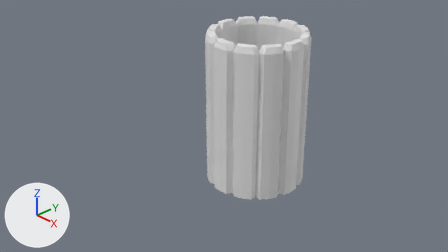
Renders of the Blender file mug/vaso.blend from each side of a commit.
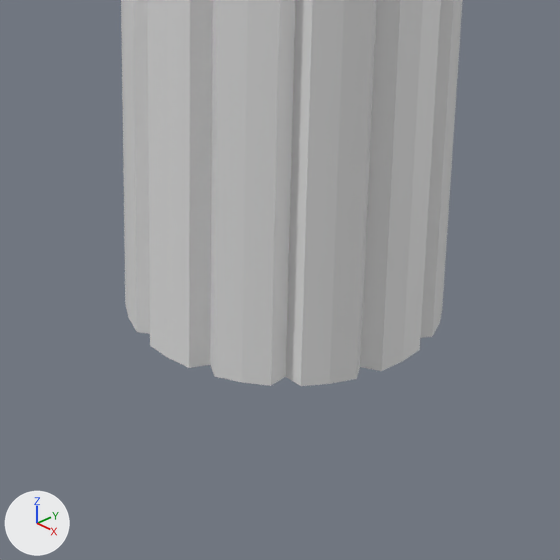
The first picture shows the older version from the file's camera 'Camera'. The close-ups show both versions on the part from 38% to 75% of the width and 33% to 100% of the height of that picture. Lighting does not change. The marker at lower left points along +X, +Y and +Z.

Before the edit, the objects in view are built like this:
```python
me_cube_001 = bpy.data.meshes.new('Cube.001')
me_cube_001.from_pydata(...)  # 17 vertices, 11 faces; spans x 0.0..0.22, y -0.1..0.1, z -1.41..1.54
# before: 3 (0.15, -0.1, -1.41), 9 (0.0, -0.1, -1.41)
ob_cube = bpy.data.objects.new('Cube', me_cube_001)
ob_cube.location = (0.0, 0.0, 0.0)
_m = ob_cube.modifiers.new('Mirror', 'MIRROR')
_m.use_clip = True
_m = ob_cube.modifiers.new('Array', 'ARRAY')
_m.count = 12
_m.constant_offset_displace = (0.0, 0.0, 0.0)
_m.use_merge_vertices = True
_m = ob_cube.modifiers.new('SimpleDeform', 'SIMPLE_DEFORM')
_m.deform_method = 'BEND'
_m.deform_axis = 'Z'
_m.factor = 6.283
_m.angle = 6.283
```
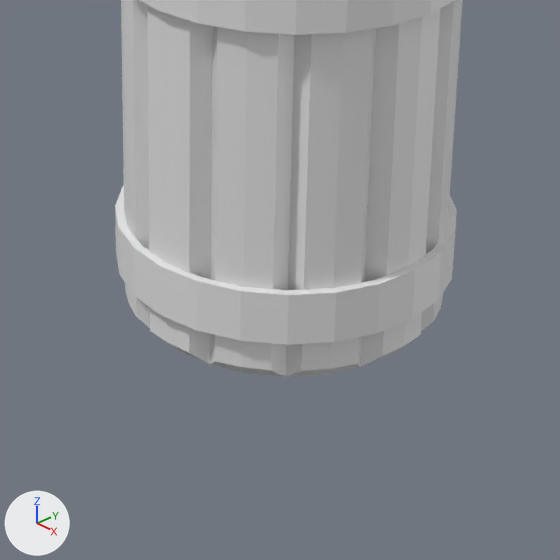
The change, as a diff of the scene's bpy script:
```diff
--- a/mug/vaso.blend.py
+++ b/mug/vaso.blend.py
@@ me_cube_001 @@
 me_cube_001.from_pydata(...)  # 17 vertices, 11 faces; spans x 0.0..0.22, y -0.1..0.1, z -1.41..1.54
 # used by ob_cube; location = (0.0, 0.0, 0.0)
 # verts and faces of me_cube_001; kept vertices keep their numbers, new ones are numbered from 17
+# me_cube_001 part 1
+verts[3] = (0.15, -0.1, -1.31)  # moved
+verts[9] = (0.0, -0.1, -1.31)  # moved
+verts[17] = (0.0, -0.1, -1.11)
+verts[18] = (0.0, -0.1, -0.79)
+verts[19] = (0.0, -0.15, -1.11)
+verts[20] = (0.0, -0.15, -0.79)
+verts[21] = (0.0, -0.15, 0.75)
+verts[22] = (0.0, -0.15, 1.07)
+for new, old in zip([*range(23, 29)], [*range(17, 23)]): verts[new] = verts[old] + (0.22, 0.0, 0.0)
+faces += [(17, 23, 24, 18), (18, 24, 26, 20), (17, 19, 25, 23), (19, 25, 26, 20), (21, 27, 28, 22)]
```

What differs and where, as boxes (x1, y1, x2, y2) in the close-ups (560 x 560 px):
'Cube', reshaped: before (121, 0, 463, 386); after (115, 0, 463, 377)
